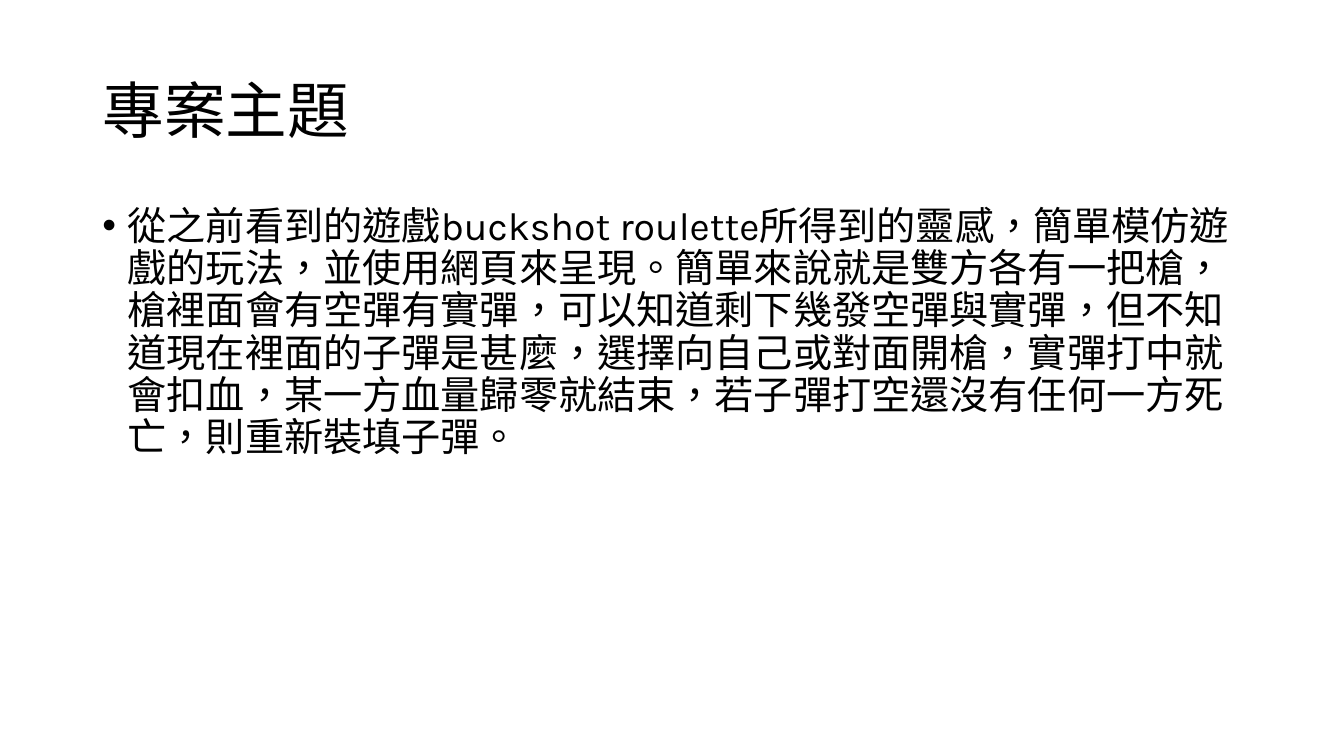
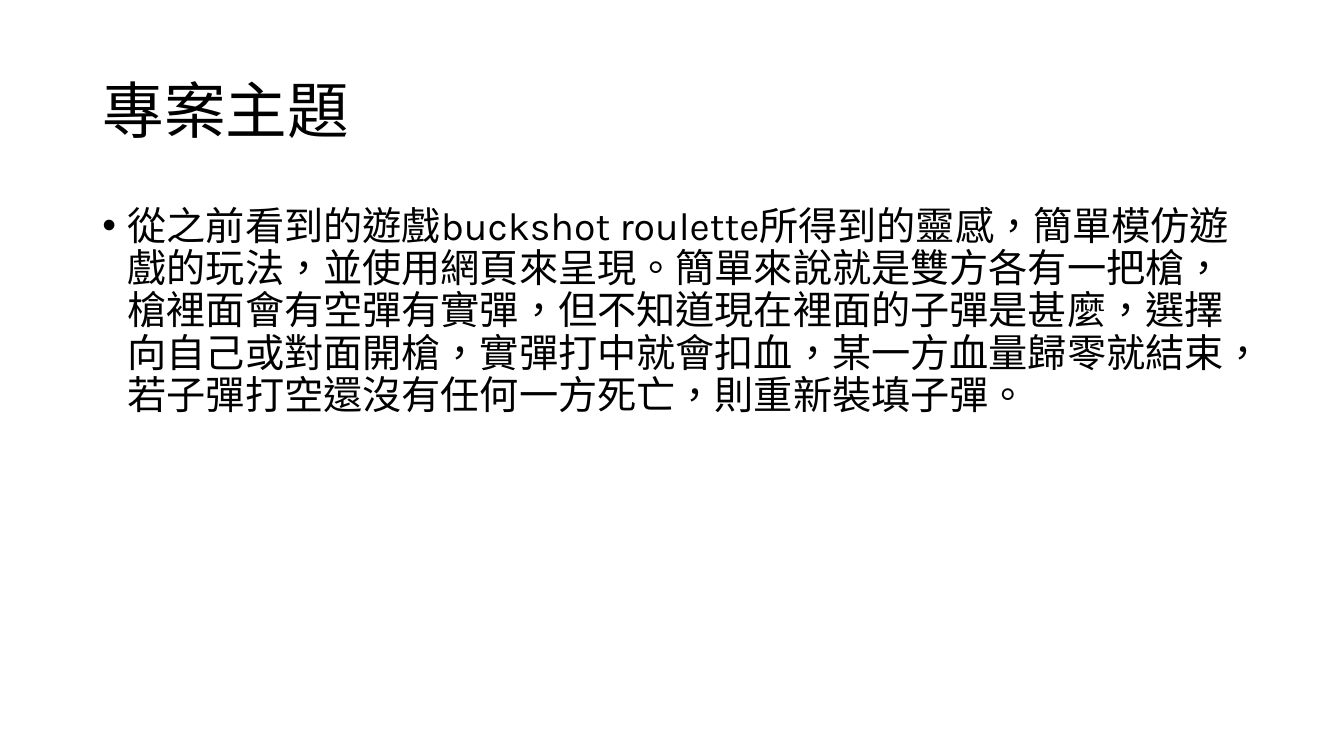
Before and after one commit to limerence0z3/BuckshotRoulette, a slide deck: slide 2 of 惡魔輪盤期中報告.pptx. Drawn at 1344x756 pixels with LibreOffice and Linux fonts; fonts in the diff are those of the drawing. Boxes give left, top, right and bottom in pixels: in the first picture for what was removed or moved away, otherwise in the second. Text is boxed around its words. In the diff, an @@ line names an element or a change of style, - is before the commit and + after.

Commit message:
game.html update
藍色子彈效果還不能雙倍傷害

```diff
--- a/惡魔輪盤期中報告.pptx
+++ b/惡魔輪盤期中報告.pptx
@@ text at box(128, 207, 1263, 413): text changed @@
-• 從之前看到的遊戲buckshot roulette所得到的靈感，簡單模仿遊戲的玩法，並使用網頁來呈現。簡單來說就是雙方各有一把槍，槍裡面會有空彈有實彈，可以知道剩下幾發空彈與實彈，但不知道現在裡面的子彈是甚麼，選擇向自己或對面開槍，實彈打中就會扣血，某一方血量歸零就結束，若子彈打空還沒有任何一方死亡，則重新裝填子彈。
+• 從之前看到的遊戲buckshot roulette所得到的靈感，簡單模仿遊戲的玩法，並使用網頁來呈現。簡單來說就是雙方各有一把槍，槍裡面會有空彈有實彈，但不知道現在裡面的子彈是甚麼，選擇向自己或對面開槍，實彈打中就會扣血，某一方血量歸零就結束，若子彈打空還沒有任何一方死亡，則重新裝填子彈。
```
Also in this commit, not shown: 1 other file.
